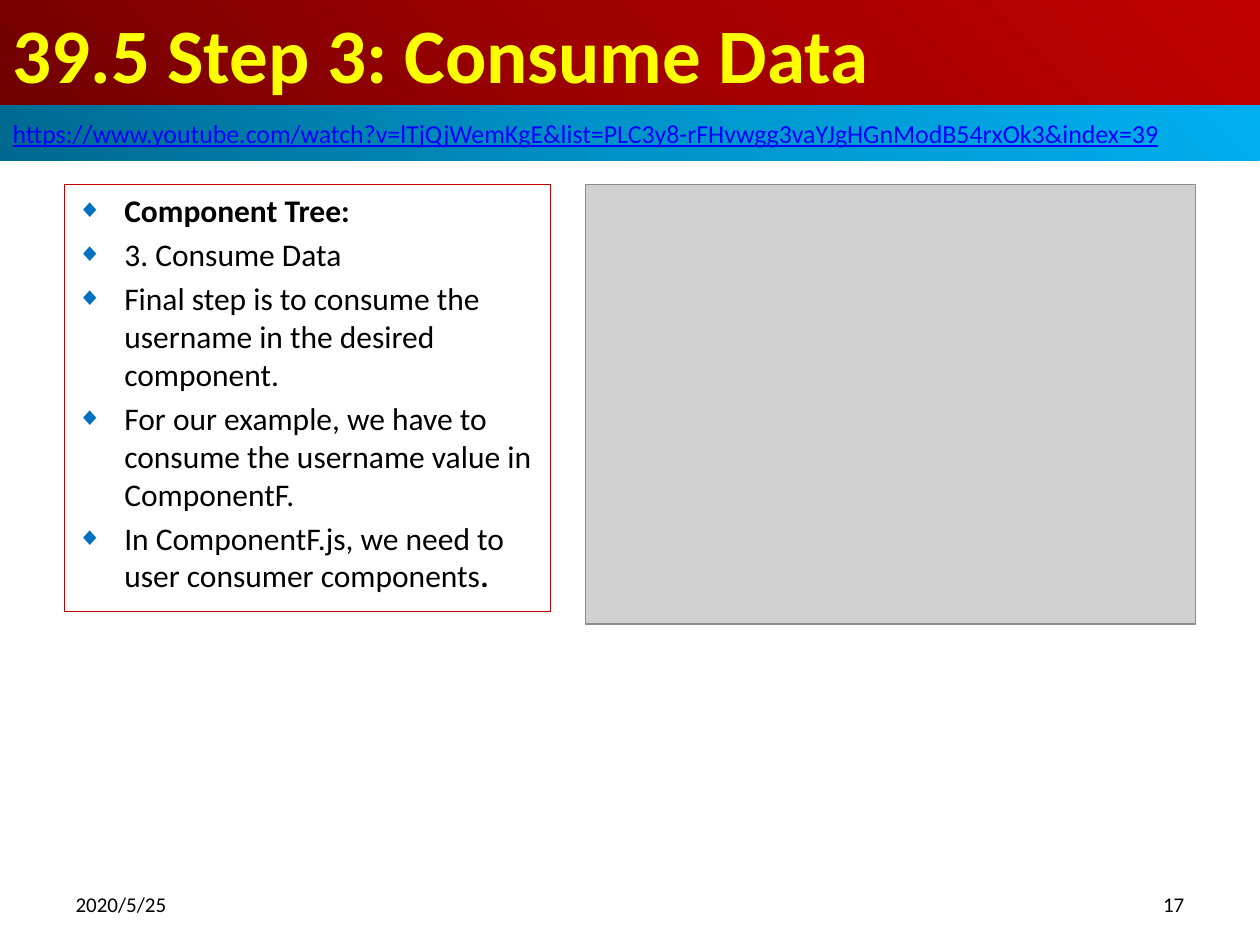
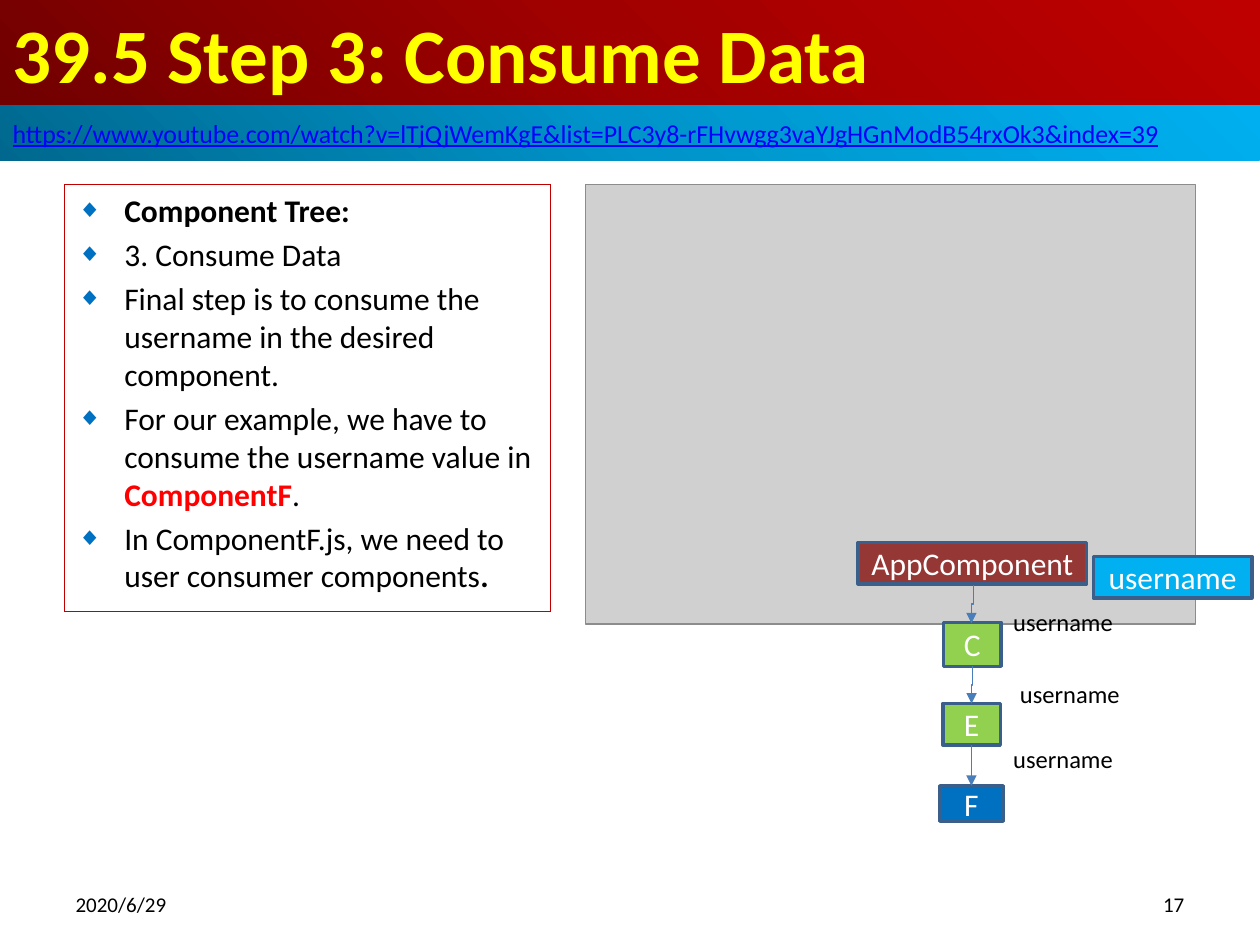
Before and after one commit to peterhchen/800-React-Hook, a slide deck: slide 17 of 39_Context2.pptx. Drawn at 1260x945 pixels with LibreOffice and Linux fonts; fonts in the diff are those of the drawing; grey boxes stand for pictures. Boxes give left, top, right and bottom in pixels: in the first picture for what was removed or moved away, otherwise in the second. Text is boxed around its words. In the diff, an @@ line names an element or a change of style, - is before the commit and + after.

```diff
--- a/39_Context2.pptx
+++ b/39_Context2.pptx
@@ subtitle at <box>124,408,531,511</box>: text colour #000000 to #FF0000, bold on in "ComponentF." @@
@@ rectangle added at <box>858,543,1086,585</box>, fill #953735, outline #3A5F8C 2 pt, 18 pt, text #FFFFFF @@
+AppComponent
@@ rectangle added at <box>1094,557,1252,598</box>, fill #00B0F0, outline #3A5F8C 2 pt, 18 pt, text #FFFFFF @@
+username
@@ elbow arrow added from (973, 585) to (971, 624), #4B7EBC 0.75 pt @@
@@ rectangle added at <box>944,622,1002,667</box>, fill #92D050, outline #3A5F8C 2 pt, 18 pt, text #FFFFFF @@
+C
@@ text added at <box>1013,619,1113,637</box>, 14 pt, text #000000 @@
+username
@@ elbow arrow added from (973, 667) to (971, 703), #4B7EBC 0.75 pt @@
@@ rectangle added at <box>942,703,1000,745</box>, fill #92D050, outline #3A5F8C 2 pt, 18 pt, text #FFFFFF @@
+E
@@ text added at <box>1020,691,1120,704</box>, 14 pt, text #000000 @@
+username
@@ elbow arrow added from (971, 745) to (971, 786), #4B7EBC 0.75 pt @@
@@ text added at <box>1013,756,1113,769</box>, 14 pt, text #000000 @@
+username
@@ rectangle added at <box>940,786,1003,822</box>, fill #0070C0, outline #3A5F8C 2 pt, 18 pt, text #FFFFFF @@
+F
@@ text at <box>76,897,167,913</box>: text changed @@
-2020/5/25
+2020/6/29
```
Also in this commit, not shown: 21 other slides changed, 2 slides added.
